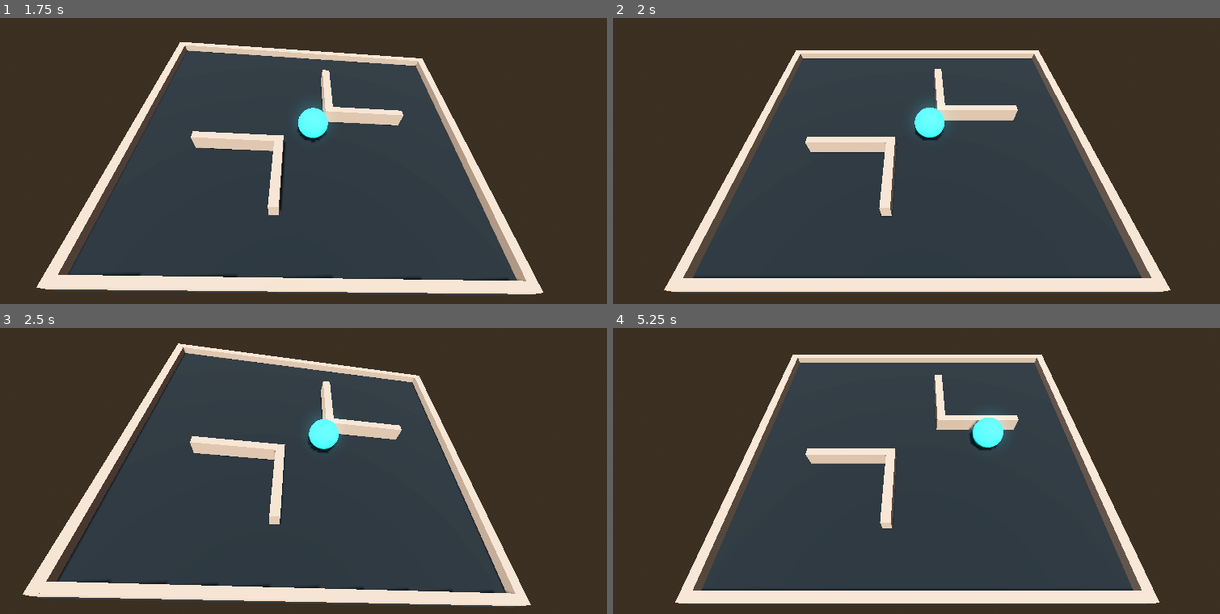
Above: before the commit, frames 1-4 (two rows, left to right).
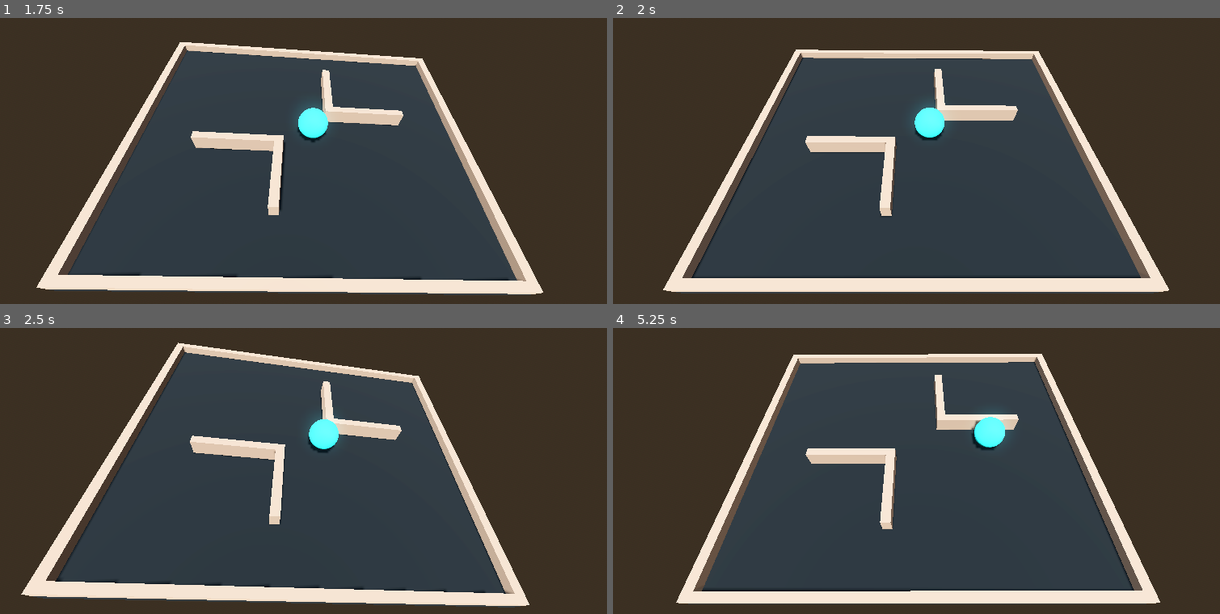
Above: after the commit, the same moments.

Repository: JoaoSant0s/DDJAM_Carnaval_2024
Game: Godot game, scene res://_Project/Scene/main.tscn
Same seed, same stepped clock (60 frames per second), same inputs: the game is played once before the commit and once after it.
Inputs (mouse positions are in pixels of both pictures, inside the frame that each line leads up to):
- Up to frame 1 (1.75 s): tap Enter at 0.5 s; move the mouse to (449, 149) at 0.52 s; hold D (right) 0.53-1.25 s; tap P at 0.6 s; click (449, 149) at 0.67 s; drag from (176, 186) to (273, 241) at 1.27 s
- Up to frame 2 (2 s): no input
- Up to frame 3 (2.5 s): move the mouse to (370, 396) at 2.02 s; hold D (right) from 2.03 s (still down); tap P at 2.1 s
- Up to frame 4 (5.25 s): release D (right) at 2.75 s; drag from (886, 551) to (722, 422) at 2.77 s; move the mouse to (1110, 531) at 3.52 s; hold A (left) 3.53-4.25 s; tap P at 3.6, 5.1 s; drag from (722, 422) to (819, 388) at 4.27 s; move the mouse to (946, 476) at 5.02 s; hold S (back) from 5.03 s (still down); click (946, 476) at 5.17 s

Frame 1 is identical in both runs. In frame 2, 0.8% of the frame differs, in the area x 8-92%, y 11-96%; in frame 3, 0.9%; in frame 4, 1.1%, in the area x 10-91%, y 9-97%.

Commit message:
(fix): rotation brute force change

Diff:
--- a/_Project/Code/Runtime/FloorController.gd
+++ b/_Project/Code/Runtime/FloorController.gd
@@ -32,15 +32,7 @@
 		jumpPreviousZ = true
 		input.z = -previousZDirection
 
-func tryUpdatePreviousDirections():
-	if input.x != 0 and not jumpPreviousX:
-		previousXDirection = input.x
-
-	if input.z != 0 and not jumpPreviousZ:
-		previousZDirection = input.z
-
 func buildTargetPosition(delta : float) -> Vector3:
-
 	var angle = -(input * delta * angularSpeed)
 	angle += rotation
 
@@ -48,9 +40,16 @@
 	var targetZ = Math.MinMax(angle.z, -maxAngle, maxAngle)
 
 	if jumpPreviousX and ((previousXDirection > 0 and targetX > 0) or (previousXDirection < 0 and targetX < 0)):
-		targetX = 0
+		targetX = rotation.x
 
 	if jumpPreviousZ and ((previousZDirection > 0 and targetZ > 0) or (previousZDirection < 0 and targetZ < 0)):
-		targetZ = 0
+		targetZ = rotation.z
 
 	return Vector3(targetX, 0, targetZ)
+
+func tryUpdatePreviousDirections():
+	if input.x != 0 and not jumpPreviousX:
+		previousXDirection = input.x
+
+	if input.z != 0 and not jumpPreviousZ:
+		previousZDirection = input.z
